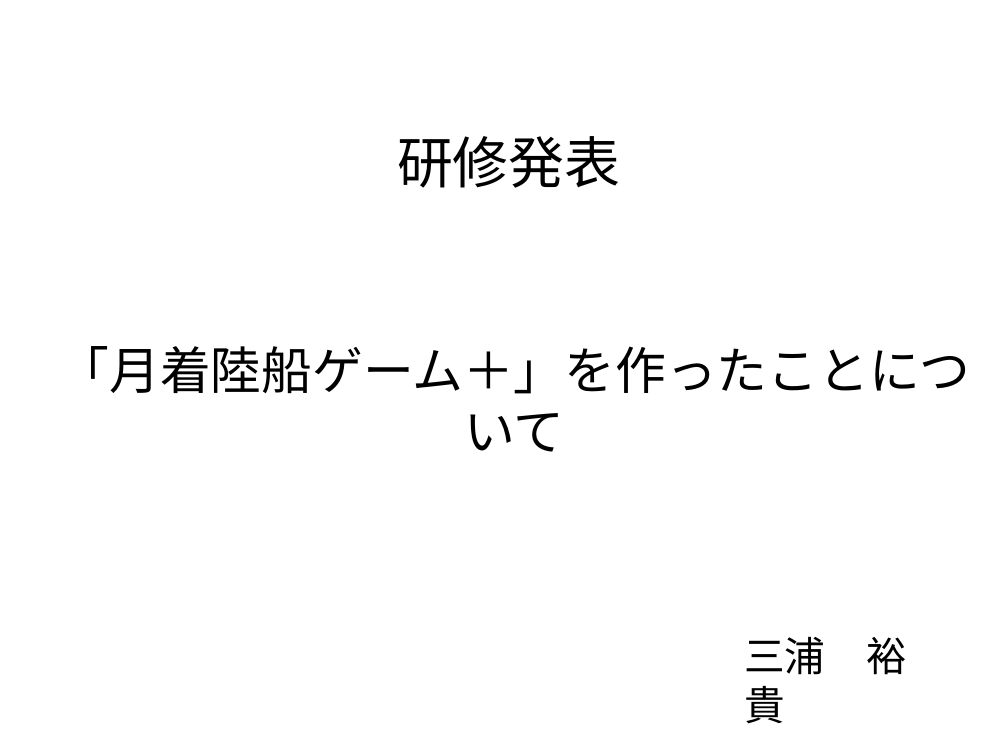
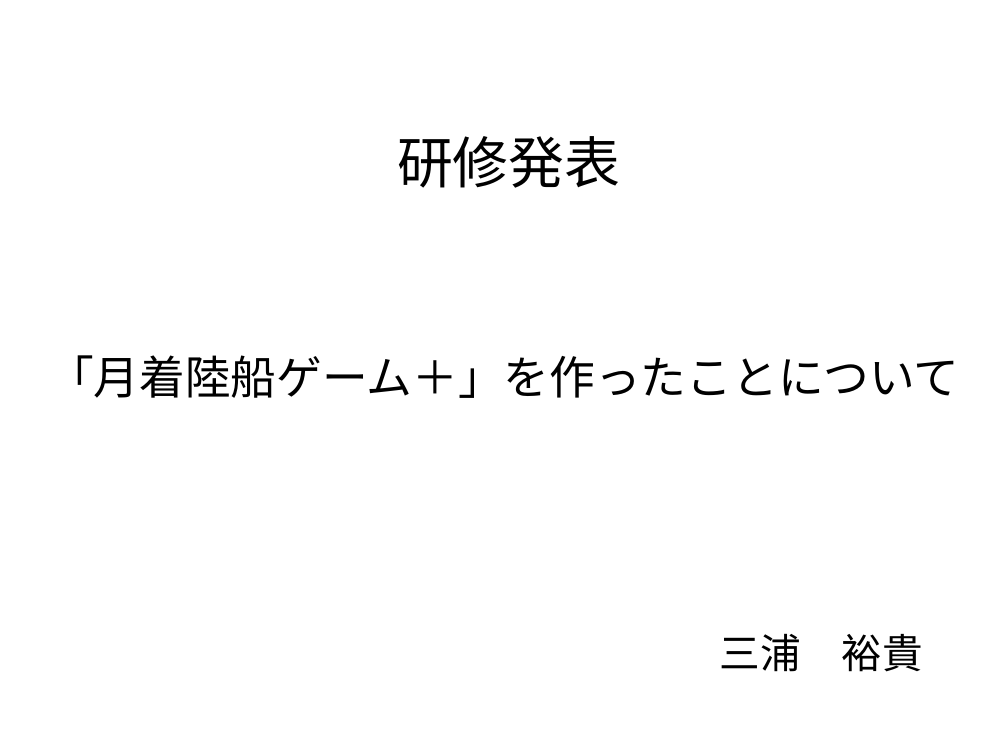
Before and after one commit to Miura0425/LunarLander_Art, a slide deck: slide 1 of 「クライアントとサーバー」発表資料.pptx. Drawn at 1008x756 pixels with LibreOffice and Linux fonts; fonts in the diff are those of the drawing. Boxes give left, top, right and bottom in pixels: in the first picture for what was removed or moved away, otherwise in the second. Text is boxed around its words. In the diff, an @@ line names an element or a change of style, - is before the commit and + after.

```diff
--- a/「クライアントとサーバー」発表資料.pptx
+++ b/「クライアントとサーバー」発表資料.pptx
@@ text "「月着陸船ゲーム＋」を作ったことについて": place and size @@
-text "「月着陸船ゲーム＋」を作ったことについて" at <box>59,346,971,452</box>
+text "「月着陸船ゲーム＋」を作ったことについて" at <box>48,355,960,398</box>
@@ text "「月着陸船ゲーム＋」を作ったことについて" at <box>48,355,960,398</box>: size 40 to 36 pt @@
@@ text "三浦 裕貴" rewrapped from <box>744,636,907,675</box> to <box>719,633,922,672</box> @@
```
Also in this commit, not shown: 12 other slides changed, 18 slides added, 13 slides removed, 1 other file.
